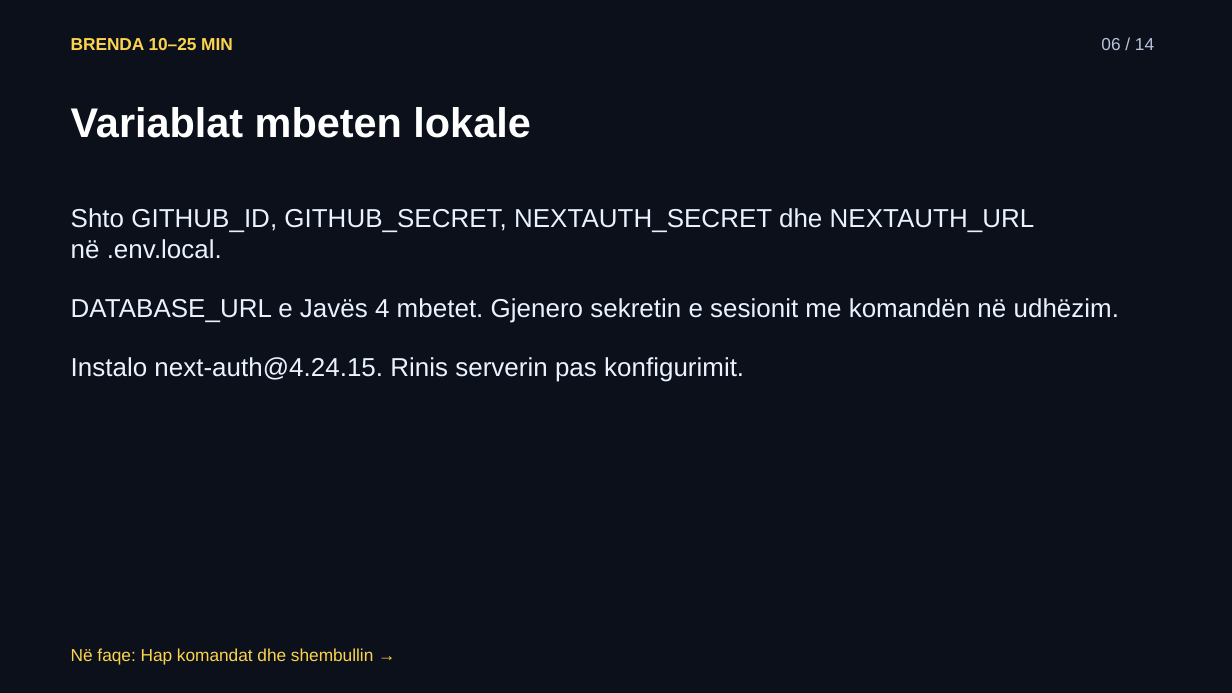
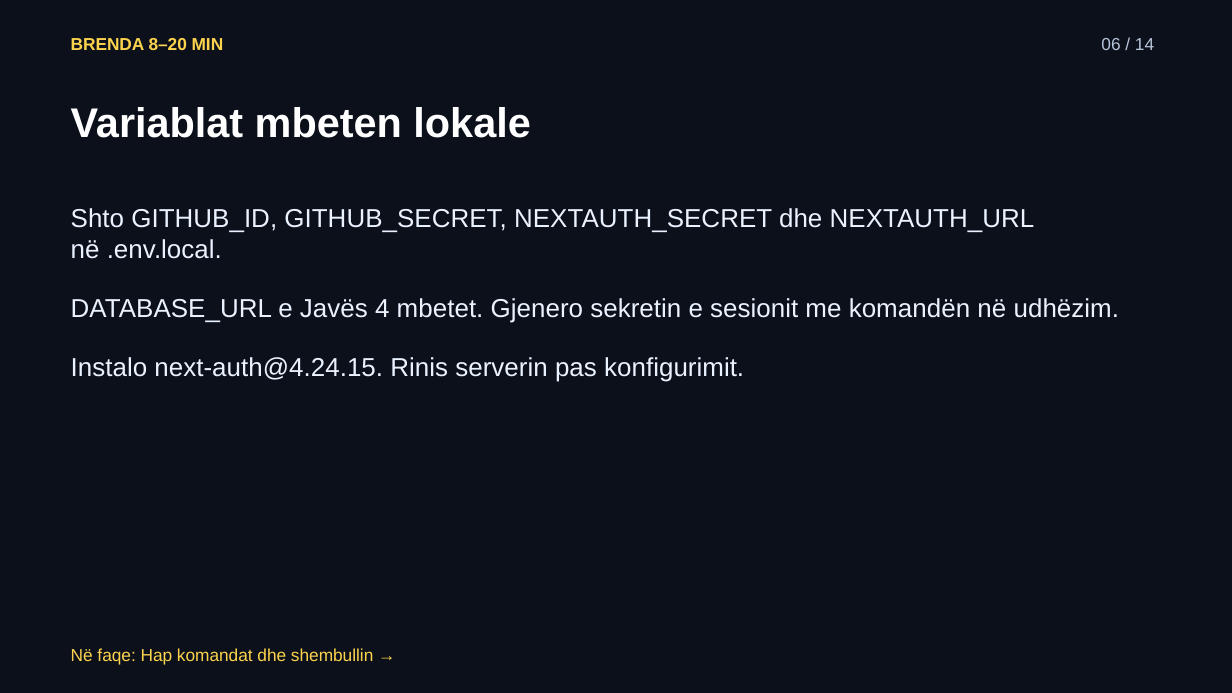
Before and after one commit to arbenl/arbenl.github.io, a slide deck: slide 6 of lendet/2026-2027/mobile/lectures/ushtrimet-05-hyrja-lejet-rideshare-2026.pptx. Drawn at 1232x693 pixels with LibreOffice and Linux fonts; fonts in the diff are those of the drawing. Boxes give left, top, right and bottom in pixels: in the first picture for what was removed or moved away, otherwise in the second. Text is boxed around its words. In the diff, an @@ line names an element or a change of style, - is before the commit and + after.

```diff
--- a/lendet/2026-2027/mobile/lectures/ushtrimet-05-hyrja-lejet-rideshare-2026.pptx
+++ b/lendet/2026-2027/mobile/lectures/ushtrimet-05-hyrja-lejet-rideshare-2026.pptx
@@ text at [71,38,224,50]: text changed @@
-BRENDA 10–25 MIN
+BRENDA 8–20 MIN
```
Also in this commit, not shown: 10 other slides changed, 24 other files.
